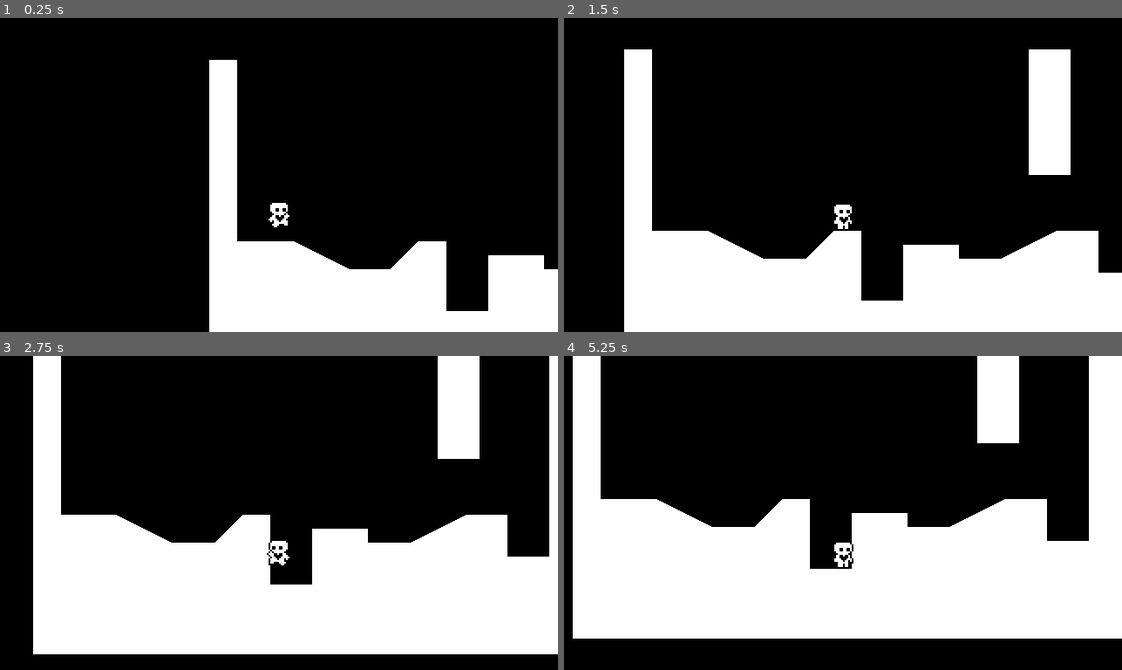
Above: before the commit, frames 1-4 (two rows, left to right).
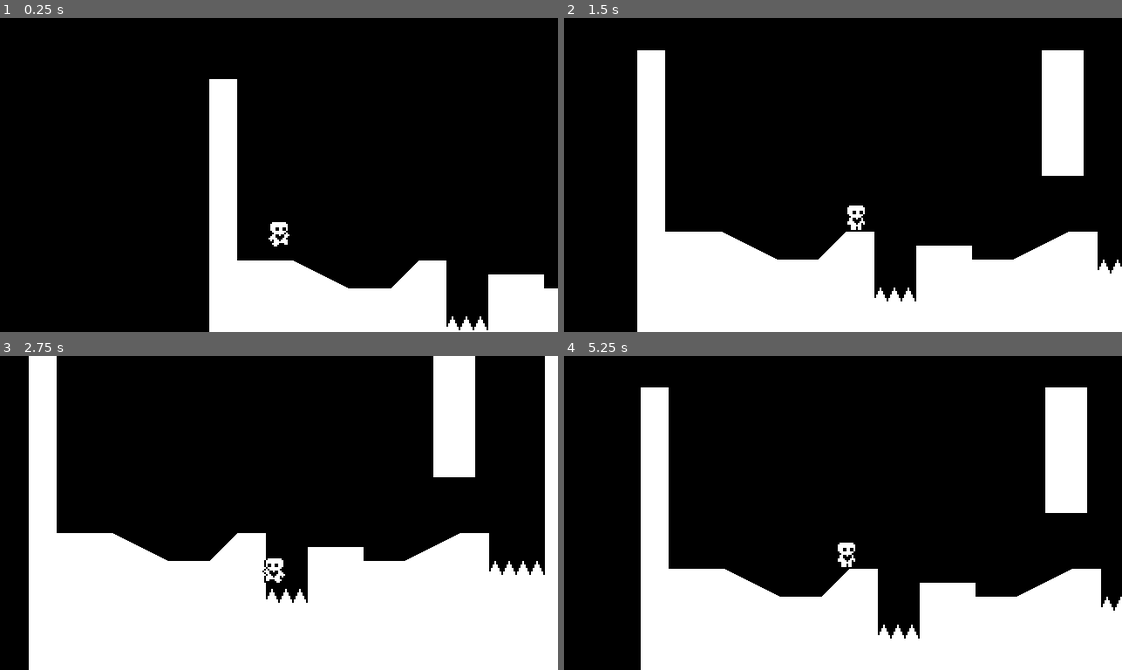
Above: after the commit, the same moments.

Repository: coyee1/HeartPlatformer
Game: Godot game, scene res://world.tscn
The game is run twice, just before and just after one commit, with the same random seed, the same clock (stepped at 60 frames per second) and the same inputs.
Inputs:
- Up to frame 1 (0.25 s): no input
- Up to frame 2 (1.5 s): hold Right (ui_right) from 0.53 s (still down); tap Up (ui_up) at 0.77 s
- Up to frame 3 (2.75 s): tap Up (ui_up) at 1.52 s; release Right (ui_right) at 2.03 s; hold Left (ui_left) from 2.03 s (still down)
- Up to frame 4 (5.25 s): release Left (ui_left) at 2.78 s; hold Right (ui_right) 2.78-4.28 s; tap Up (ui_up) at 3.02, 3.77, 4.52 s; hold Left (ui_left) 4.28-5.03 s; hold Right (ui_right) from 5.03 s (still down)

The runs differ from the first frame. In frame 1, 3.9% of the frame differs, in the area x 37-100%, y 13-100%; in frame 2, 7.6%; in frame 3, 13%; in frame 4, 43%, in the area x 1-100%, y 0-100%.

Commit message:
Progress Check 5

Diff:
--- /dev/null
+++ b/hazard_area.tscn
@@ -0,0 +1,5 @@
+[gd_scene format=3 uid="uid://ctbk65q4ydyfj"]
+
+[node name="HazardArea" type="Area2D"]
+collision_layer = 4
+collision_mask = 0
--- a/player.gd
+++ b/player.gd
@@ -8,6 +8,7 @@
 
 @onready var animated_sprite_2d = $AnimatedSprite2D
 @onready var coyote_jump_timer = $"Coyote jump timer"
+@onready var starting_position = global_position
 
 func _physics_process(delta):
 	apply_gravity(delta)
@@ -44,7 +45,7 @@
 	if is_on_floor() or coyote_jump_timer.time_left > 0.0:
 		if Input.is_action_just_pressed("ui_up"):
 			velocity.y = movement_data.jump_velocity
-	if not is_on_floor():
+	elif not is_on_floor():
 		if Input.is_action_just_released("ui_up") and velocity.y < movement_data.jump_velocity / 2:
 			velocity.y = movement_data.jump_velocity / 2
 
@@ -79,3 +80,6 @@
 
 	if not is_on_floor():
 		animated_sprite_2d.play("jump")
+
+func _on_hazard_detector_area_entered(area):
+	global_position = starting_position
--- a/player.tscn
+++ b/player.tscn
@@ -81,7 +81,11 @@
 [sub_resource type="RectangleShape2D" id="RectangleShape2D_2241j"]
 size = Vector2(20, 30)
 
+[sub_resource type="RectangleShape2D" id="RectangleShape2D_8r8w6"]
+size = Vector2(7, 13)
+
 [node name="Player" type="CharacterBody2D"]
+collision_layer = 2
 floor_constant_speed = true
 floor_snap_length = 3.0
 script = ExtResource("1_5dttn")
@@ -99,8 +103,20 @@
 shape = SubResource("RectangleShape2D_2241j")
 
 [node name="Coyote jump timer" type="Timer" parent="."]
-wait_time = 0.2
+wait_time = 0.1
 one_shot = true
 
 [node name="Camera2D" type="Camera2D" parent="."]
 position = Vector2(2.08165e-12, -32)
+position_smoothing_enabled = true
+position_smoothing_speed = 10.0
+
+[node name="HazardDetector" type="Area2D" parent="."]
+collision_layer = 0
+collision_mask = 4
+
+[node name="CollisionShape2D" type="CollisionShape2D" parent="HazardDetector"]
+position = Vector2(-0.5, -6.5)
+shape = SubResource("RectangleShape2D_8r8w6")
+
+[connection signal="area_entered" from="HazardDetector" to="." method="_on_hazard_detector_area_entered"]
--- a/project.godot
+++ b/project.godot
@@ -23,6 +23,12 @@
 window/size/window_height_override=720
 window/stretch/mode="canvas_items"
 
+[layer_names]
+
+2d_physics/layer_1="World"
+2d_physics/layer_2="Player"
+2d_physics/layer_3="Hazards"
+
 [rendering]
 
 textures/canvas_textures/default_texture_filter=0
--- /dev/null
+++ b/spikes.tscn
@@ -0,0 +1,19 @@
+[gd_scene load_steps=3 format=3 uid="uid://dm357ruoo273l"]
+
+[ext_resource type="Texture2D" uid="uid://b65j5nhbn2jgp" path="res://spikes.png" id="1_s34oh"]
+[ext_resource type="PackedScene" uid="uid://ctbk65q4ydyfj" path="res://hazard_area.tscn" id="2_h5820"]
+
+[node name="Spikes" type="Node2D"]
+position = Vector2(8, -8)
+
+[node name="Sprite2D" type="Sprite2D" parent="."]
+texture = ExtResource("1_s34oh")
+
+[node name="HazardArea" parent="." instance=ExtResource("2_h5820")]
+
+[node name="CollisionPolygon2D" type="CollisionPolygon2D" parent="HazardArea"]
+polygon = PackedVector2Array(-8, 8, -6, 4, -5, 2, -4, 2, -1, 8)
+
+[node name="CollisionPolygon2D2" type="CollisionPolygon2D" parent="HazardArea"]
+position = Vector2(8, 0)
+polygon = PackedVector2Array(-8, 8, -6, 4, -5, 2, -4, 2, -1, 8)
--- a/world.tscn
+++ b/world.tscn
@@ -1,7 +1,8 @@
-[gd_scene load_steps=4 format=3 uid="uid://cflnfaeoaigum"]
+[gd_scene load_steps=5 format=3 uid="uid://cflnfaeoaigum"]
 
 [ext_resource type="Script" path="res://world.gd" id="1_j2snm"]
 [ext_resource type="PackedScene" uid="uid://ud2og8gwieb7" path="res://player.tscn" id="2_gas7n"]
+[ext_resource type="PackedScene" uid="uid://dm357ruoo273l" path="res://spikes.tscn" id="3_ums7i"]
 
 [sub_resource type="RectangleShape2D" id="RectangleShape2D_gruon"]
 size = Vector2(25, 69)
@@ -10,9 +11,10 @@
 script = ExtResource("1_j2snm")
 
 [node name="StaticBody2D" type="StaticBody2D" parent="."]
+collision_mask = 0
 
 [node name="CollisionPolygon2D" type="CollisionPolygon2D" parent="StaticBody2D"]
-polygon = PackedVector2Array(0, 0, 16, 0, 16, 104, 48, 104, 80, 120, 104, 120, 120, 104, 136, 104, 136, 144, 160, 144, 160, 112, 192, 112, 192, 120, 216, 120, 248, 104, 272, 104, 272, 128, 296, 128, 296, 0, 320, 0, 320, 176, 320, 184, 0, 184)
+polygon = PackedVector2Array(0, 0, 16, 0, 16, 104, 48, 104, 80, 120, 104, 120, 120, 104, 136, 104, 136, 144, 160, 144, 160, 112, 192, 112, 192, 120, 216, 120, 248, 104, 264, 104, 264, 128, 296, 128, 296, 0, 320, 0, 320, 176, 320, 184, 0, 184)
 
 [node name="Polygon2D" type="Polygon2D" parent="StaticBody2D/CollisionPolygon2D"]
 
@@ -29,3 +31,15 @@
 offset_left = 232.0
 offset_right = 256.0
 offset_bottom = 72.0
+
+[node name="Spikes" parent="." instance=ExtResource("3_ums7i")]
+position = Vector2(144, 136)
+
+[node name="Spikes2" parent="." instance=ExtResource("3_ums7i")]
+position = Vector2(152, 136)
+
+[node name="Spikes3" parent="." instance=ExtResource("3_ums7i")]
+position = Vector2(272, 120)
+
+[node name="Spikes4" parent="." instance=ExtResource("3_ums7i")]
+position = Vector2(288, 120)
Not shown: 1 places in player.tscn that only renumber resources
Binary file added: spikes.png
Not shown, added: spikes.png.import
